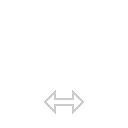
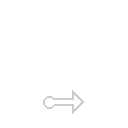
Two versions of the same layered image (128x128). Layer-by-layer changes:
painted on "Layer 3" over [43, 90, 56, 114]
